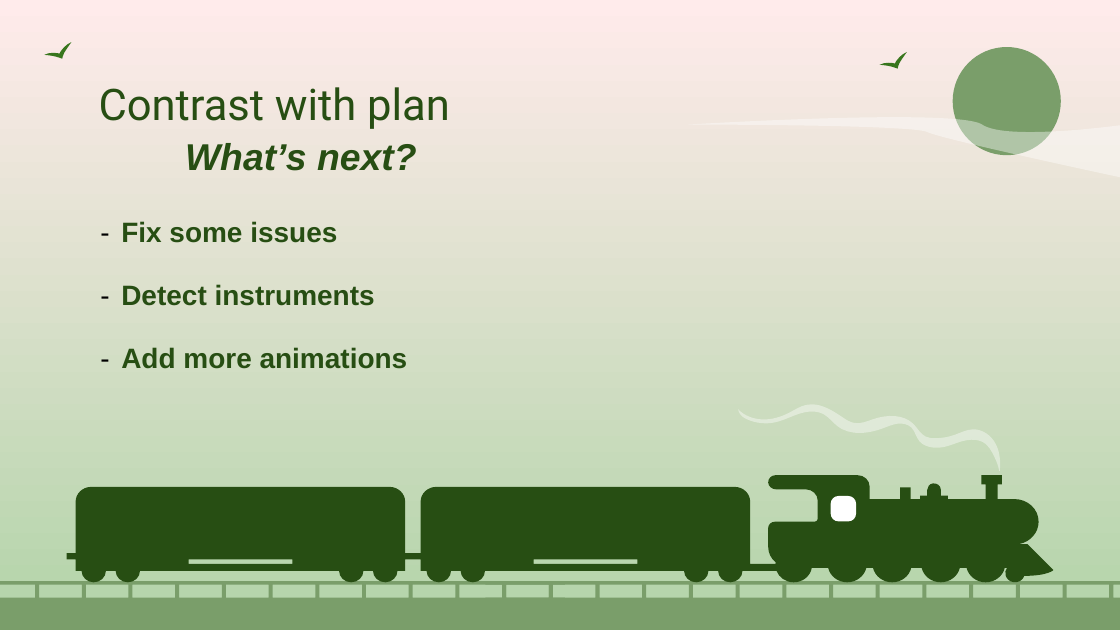
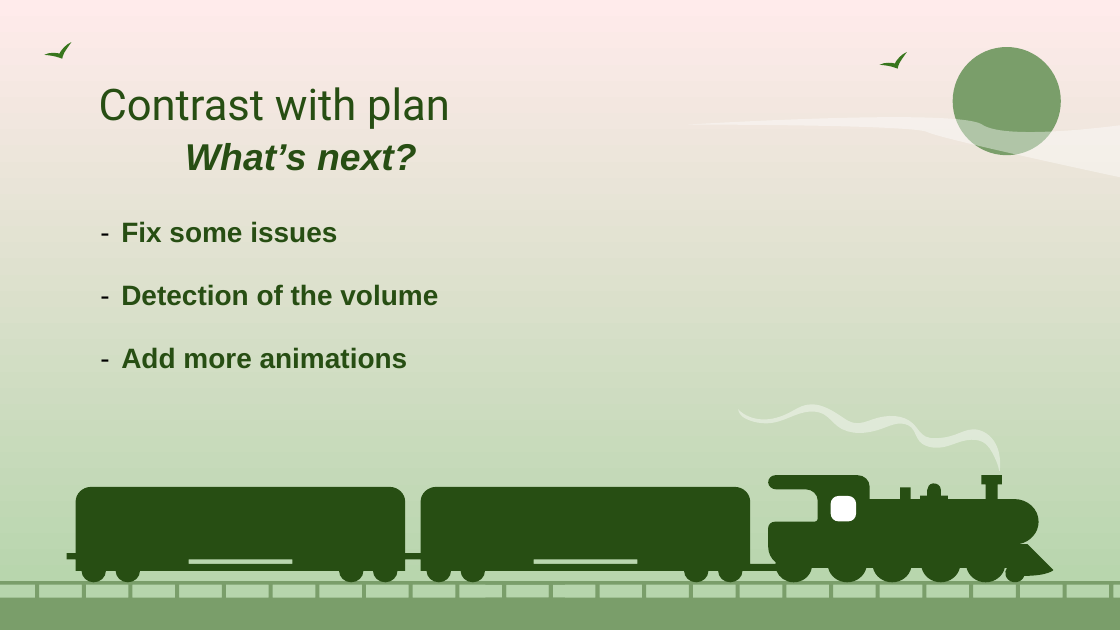
Before and after one commit to Smoother19/MusicAnimation, a slide deck: slide 19 of docs/presentation/PresAlpha.pptx (slide 17 before the commit). Drawn at 1120x630 pixels with LibreOffice and Linux fonts; fonts in the diff are those of the drawing. Boxes give left, top, right and bottom in pixels: in the first picture for what was removed or moved away, otherwise in the second. Text is boxed around its words. In the diff, an @@ line names an element or a change of style, - is before the commit and + after.

```diff
--- a/docs/presentation/PresAlpha.pptx
+++ b/docs/presentation/PresAlpha.pptx
@@ table at [90,206,879,630] @@
-row 1, column 1: Fix some issues / Detect instruments / Add more animations
+row 1, column 1: Fix some issues / Detection of the volume / Add more animations
```
Also in this commit, not shown: 5 other slides changed, 3 slides added, 1 slide removed, 1 other file.
